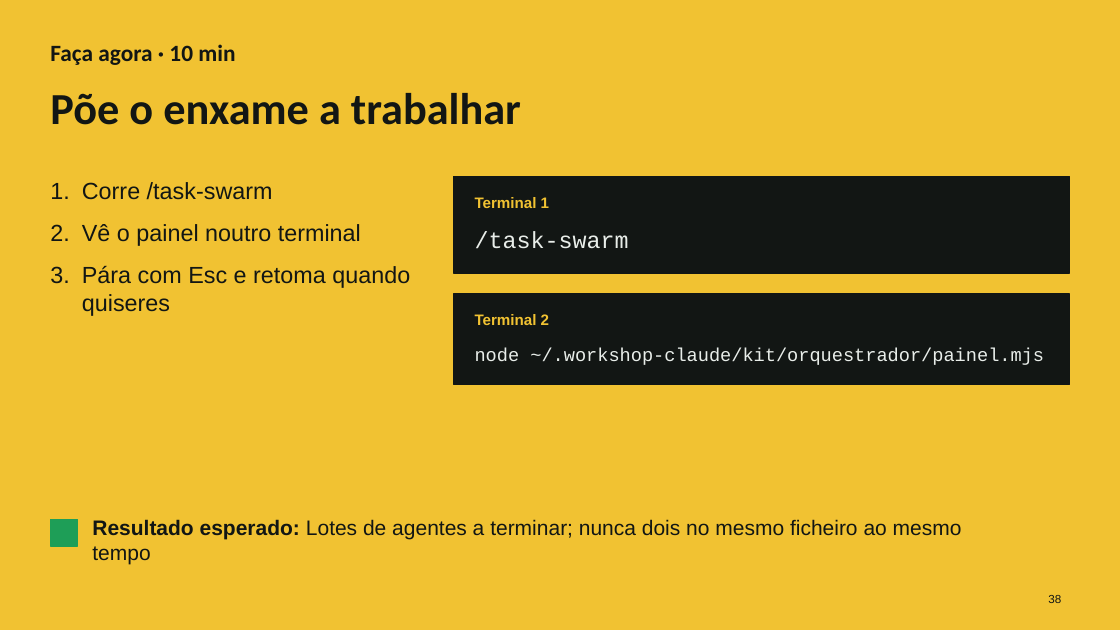
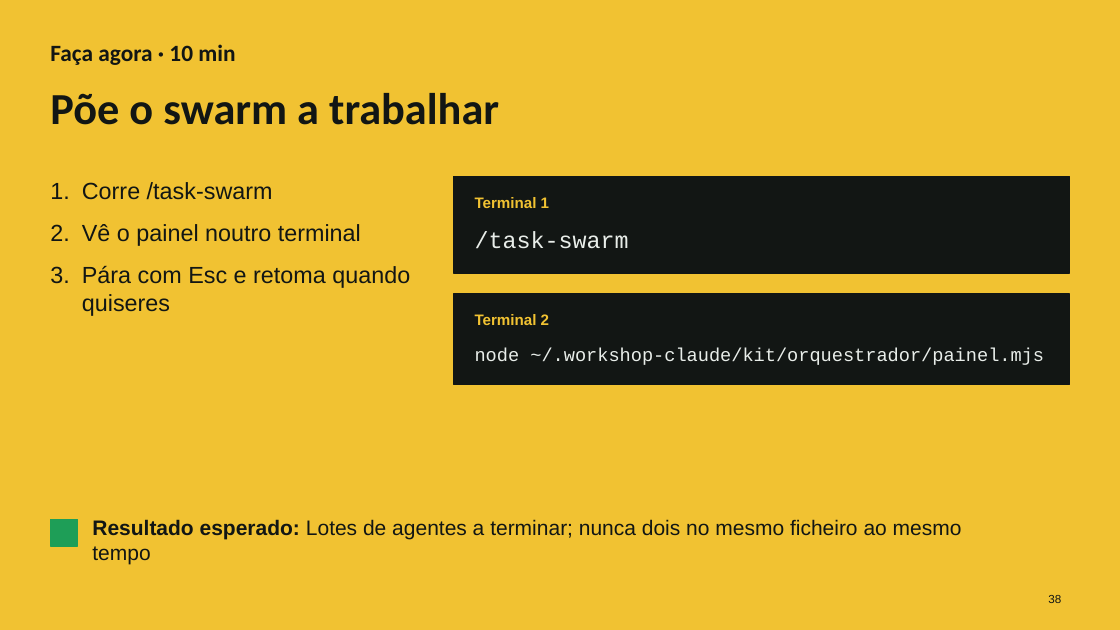
Before and after one commit to cx-guilherme-pinto/workshop-claude, a slide deck: slide 38 of slides/workshop.pptx. Drawn at 1120x630 pixels with LibreOffice and Linux fonts; fonts in the diff are those of the drawing. Boxes give left, top, right and bottom in pixels: in the first picture for what was removed or moved away, otherwise in the second. Text is boxed around its words. In the diff, an @@ line names an element or a change of style, - is before the commit and + after.

```diff
--- a/slides/workshop.pptx
+++ b/slides/workshop.pptx
@@ title at (x1=50, y1=93, x2=499, y2=125): text changed @@
-Põe o enxame a trabalhar
+Põe o swarm a trabalhar
```
Also in this commit, not shown: 12 other slides changed, 34 other files.
